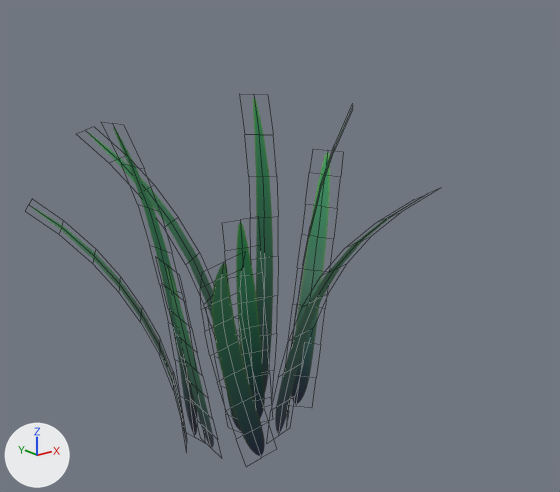
The FBX model Assets/model/Grass/Grass1.fbx as it was, and as the next commit left it.
Camera for both pictures: a camera (50 mm lens) standing at (-0.277, -0.373, 0.277) and looking at (0.008, -0.016, 0.135). Arrows for +X, +Y and +Z are at lower left; the lights stay in place. Mesh edges are drawn as thin lines.

Objects in the first picture: 'Grass:Grass_low8'.
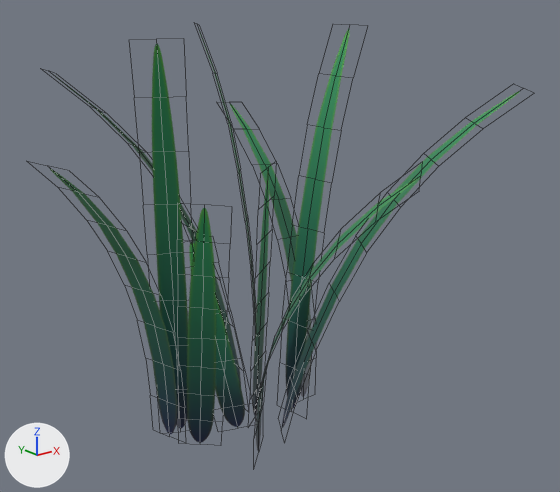
The change, as a list of edits to the scene's bpy script:
```text
Change me_mesh_019:
    where me_mesh_019.from_pydata(...)  # 288 vertices, 170 faces; spans x -1933.0..-451.0, y -36.0..1335.0, z -467.0..1036.0
    used by ob_grass_grass_low8; location = (-0.202, -0.0678, 0.0104); rotation_euler = (-1.571, 3.142, 0.0), in degrees (-90, 180, 0); scale = (0.000158, 0.000158, 0.000158)
    me_mesh_019 part 1: the loose piece of 27 vertices spanning x -1200.0..-648.0, y -36.0..1006.0, z -205.0..213.0 is scaled about the mesh origin by (8.77e-05, 0.000258, 0.000119)
    me_mesh_019 part 2: the loose piece of 18 vertices spanning x -1195.0..-935.0, y -9.0..649.0, z 131.0..434.0 is scaled about the mesh origin by (0.000138, 0.000213, 0)
    me_mesh_019 part 3: the loose piece of 27 vertices spanning x -1000.0..-451.0, y -20.0..1020.0, z 415.0..735.0 is scaled about the mesh origin by (0, 0.000203, 0.000327)
    me_mesh_019 part 4: the loose piece of 27 vertices spanning x -1343.0..-1173.0, y -6.0..1158.0, z -467.0..273.0 is scaled about the mesh origin by (5.6e-05, 0.0002, 0.000124)
    me_mesh_019 part 5: the loose piece of 27 vertices spanning x -995.0..-722.0, y 2.0..894.0, z 84.0..404.0 is scaled about the mesh origin by (0.000338, 0.000242, 6.26e-05)
    me_mesh_019 part 6: the loose piece of 27 vertices spanning x -1020.0..-719.0, y -18.0..1300.0, z 409.0..562.0 is scaled about the mesh origin by (0.000427, 0.000187, 0.000197)
    me_mesh_019 part 7: the loose piece of 27 vertices spanning x -1328.0..-1093.0, y -6.0..922.0, z 323.0..422.0 is scaled about the mesh origin by (-0.000101, 0.000291, 0.000348)
    me_mesh_019 part 8: the loose piece of 27 vertices spanning x -1579.0..-1336.0, y -2.0..1329.0, z 101.0..393.0 is scaled about the mesh origin by (0.000155, 0.000153, 0.00047)
    me_mesh_019 part 9: the loose piece of 27 vertices spanning x -1330.0..-806.0, y -4.0..1204.0, z 467.0..1036.0 is scaled about the mesh origin by (7.45e-05, 0.000143, -0.000106)
    me_mesh_019 part 10: the loose piece of 27 vertices spanning x -1545.0..-1274.0, y -6.0..1335.0, z 487.0..686.0 is scaled about the mesh origin by (4.64e-05, 0.0002, 0.000213)
    me_mesh_019 part 11: the loose piece of 27 vertices spanning x -1933.0..-1429.0, y -5.0..1057.0, z 351.0..715.0 is scaled about the mesh origin by (0, 0.000171, -8.6e-05)
Change ob_grass_grass_low8:
    ob_grass_grass_low8.location: (-0.202, -0.0678, 0.0104) -> (-0.4968, -0.0751, 0.0104)
    ob_grass_grass_low8.scale: (0.000158, 0.000158, 0.000158) -> (1.0, 1.0, 1.0)
```

Boxes [x1, y1, x2, y2] around the edits, measured in the pictures (560 x 492 px; the box of a moved part takes in the faces that stretch with it):
'Grass:Grass_low8', reshaped, moved, rescaled (20% wider, 18% taller): before [32, 97, 424, 456]; after [49, 28, 520, 451]
part 1 of me_mesh_019, moved or reshaped: before [212, 263, 265, 456]; after [152, 44, 188, 428]
part 2 of me_mesh_019, moved or reshaped: before [226, 389, 241, 431]; after [189, 242, 245, 427]
part 3 of me_mesh_019, moved or reshaped: before [32, 207, 186, 439]; after [230, 104, 311, 397]
part 4 of me_mesh_019, moved or reshaped: before [275, 196, 424, 433]; after [282, 91, 520, 428]
part 5 of me_mesh_019, moved or reshaped: before [167, 267, 214, 447]; after [49, 168, 177, 434]
part 6 of me_mesh_019, moved or reshaped: before [113, 127, 198, 435]; after [55, 76, 241, 386]
part 7 of me_mesh_019, moved or reshaped: before [236, 222, 265, 418]; after [286, 29, 350, 409]
part 8 of me_mesh_019, moved or reshaped: before [288, 113, 350, 409]; after [256, 178, 418, 451]
part 9 of me_mesh_019, moved or reshaped: before [87, 132, 213, 320]; after [187, 208, 216, 443]
part 10 of me_mesh_019, moved or reshaped: before [253, 97, 273, 392]; after [198, 28, 256, 330]
part 11 of me_mesh_019, moved or reshaped: before [291, 152, 330, 404]; after [253, 170, 269, 415]
